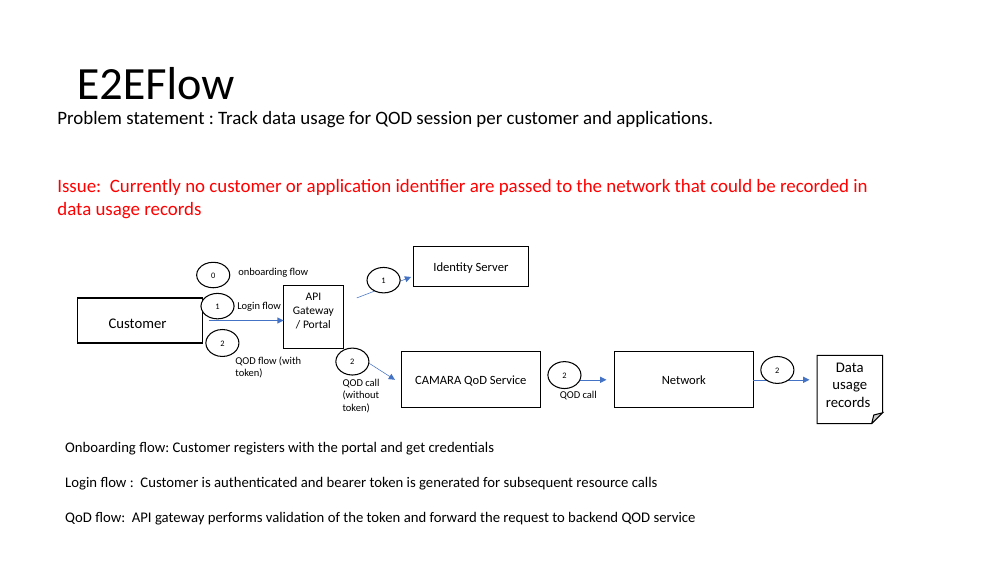
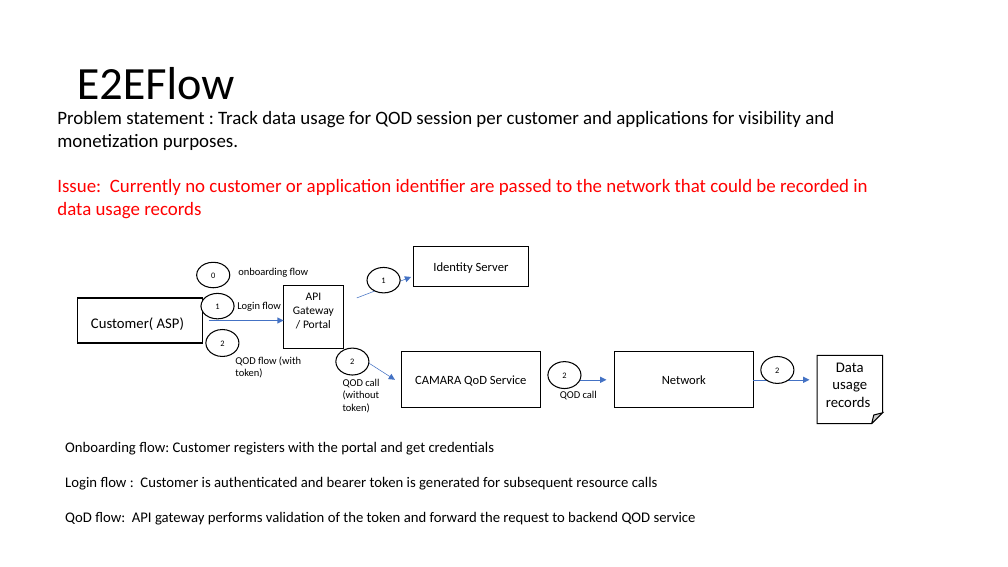
Before and after one commit to camaraproject/QualityOnDemand, a slide deck: slide 1 of documentation/SupportingDocuments/Presentations/Sponsor or App Id proposal.pptx. Drawn at 1008x567 pixels with LibreOffice and Linux fonts; fonts in the diff are those of the drawing. Boxes give left, top, right and bottom in pixels: in the first picture for what was removed or moved away, otherwise in the second. Text is boxed around its words. In the diff, an @@ line names an element or a change of style, - is before the commit and + after.

```diff
--- a/documentation/SupportingDocuments/Presentations/Sponsor or App Id proposal.pptx
+++ b/documentation/SupportingDocuments/Presentations/Sponsor or App Id proposal.pptx
@@ text at (57,111,834,150): text changed @@
-Problem statement : Track data usage for QOD session per customer and applications.
+Problem statement : Track data usage for QOD session per customer and applications for visibility and monetization purposes.
@@ text in rectangle at (91,317,184,330): text changed @@
-Customer
+Customer( ASP)
```
Also in this commit, not shown: 2 other slides changed, 1 slide added.
